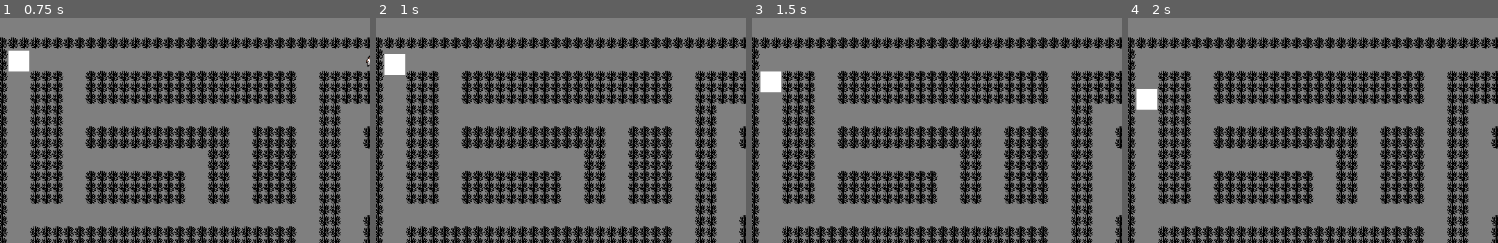
Above: before the commit, frames 1-4 (left to right).
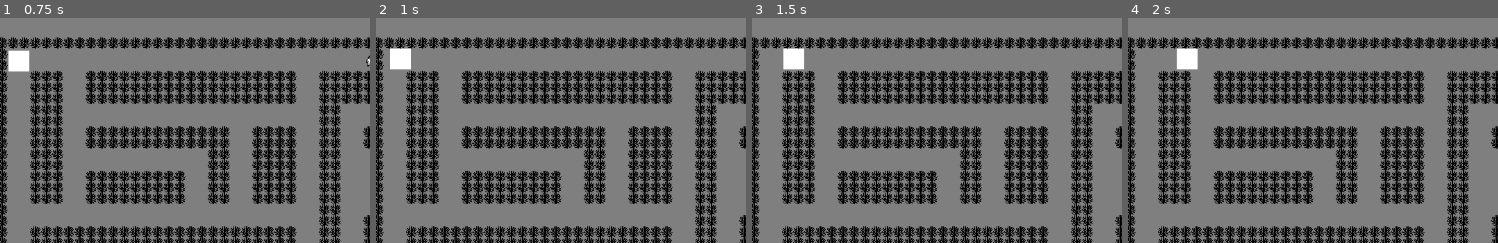
Above: after the commit, the same moments.

Repository: mr-moosebear/ScreamJam
Game: Godot game, scene res://Levels/level_one.tscn
The game is run twice, just before and just after one commit, with the same random seed, the same clock (stepped at 60 frames per second) and the same inputs.
Inputs (mouse positions are % of the whole screen's width and height, from its top left):
- Up to frame 1 (0.75 s): move the mouse to (70, 45) at 0.52 s; hold Right (right) from 0.53 s (still down); tap Up (up) at 0.6 s
- Up to frame 2 (1 s): keep holding Right (right); tap Up (up) at 0.77 s
- Up to frame 3 (1.5 s): keep holding Right (right); tap Up (up) at 1.07, 1.35 s; move the mouse to (24, 55) at 1.27 s
- Up to frame 4 (2 s): keep holding Right (right); tap Up (up) at 1.52, 1.82 s
The pictures show only the part of the screen within x 1-51%, y 6-56%; the shares and areas given below are measured in that part.

Frame 1 is identical in both runs. In frame 2, 0.5% of the frame differs, in the area x 2-10%, y 13-26%; in frame 3, 1.1%, in the area x 2-15%, y 13-34%; in frame 4, 1.1%.

Commit message:
Gremlin 3 is moving

Diff:
--- a/scream_jam/Enemies/gremlin_three.gd
+++ b/scream_jam/Enemies/gremlin_three.gd
@@ -4,21 +4,21 @@
 
 func _process(delta: float) -> void:
 	if velocity == Vector2(0, 0):
-		reverse_movement($CompEnemyMove.moving_direction)
+		#change_movement($CompEnemyMove.moving_direction)
 		var possible_moves = possible_direction()
-		print(possible_moves)
-		print_states()
+		change_movement(possible_moves.pick_random())
+		#print_states()
 
-func reverse_movement(value: String) -> void:
+func change_movement(value: String) -> void:
 	match value:
 		"left":
+			$CompEnemyMove.move_left()
+		"right":
 			$CompEnemyMove.move_right()
-		"right":
-			$CompEnemyMove.move_left()
 		"up":
+			$CompEnemyMove.move_up()
+		"down":
 			$CompEnemyMove.move_down()
-		"down":
-			$CompEnemyMove.move_up()
 
 func decide() -> bool:
 	return randi_range(1, 10) % 2 == 0
